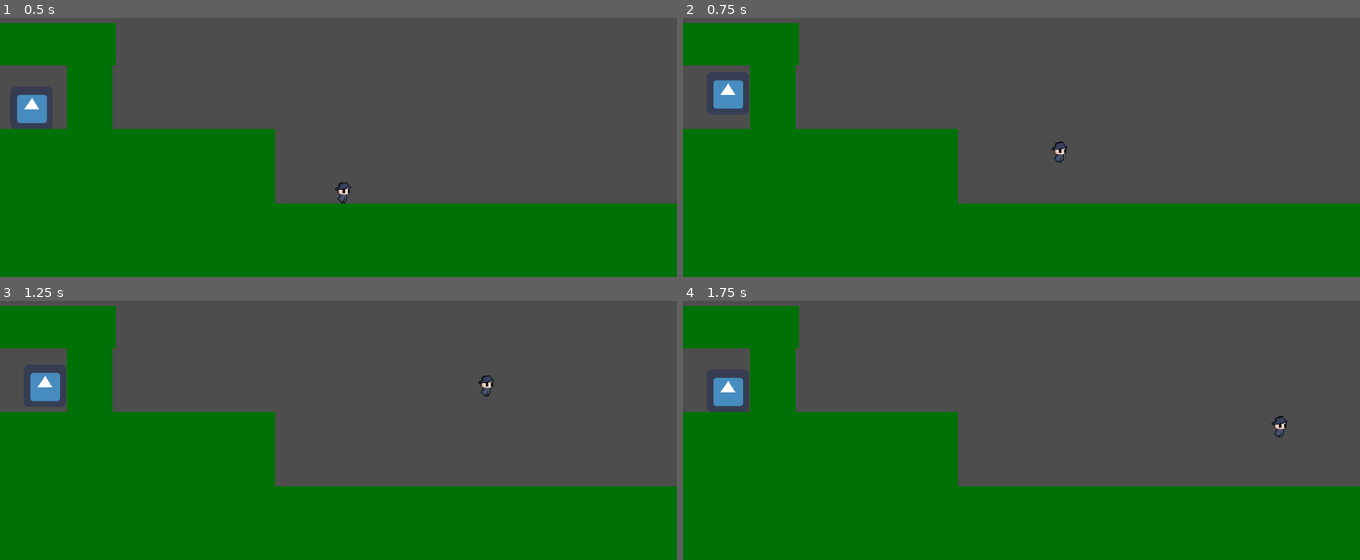
Above: before the commit, frames 1-4 (two rows, left to right).
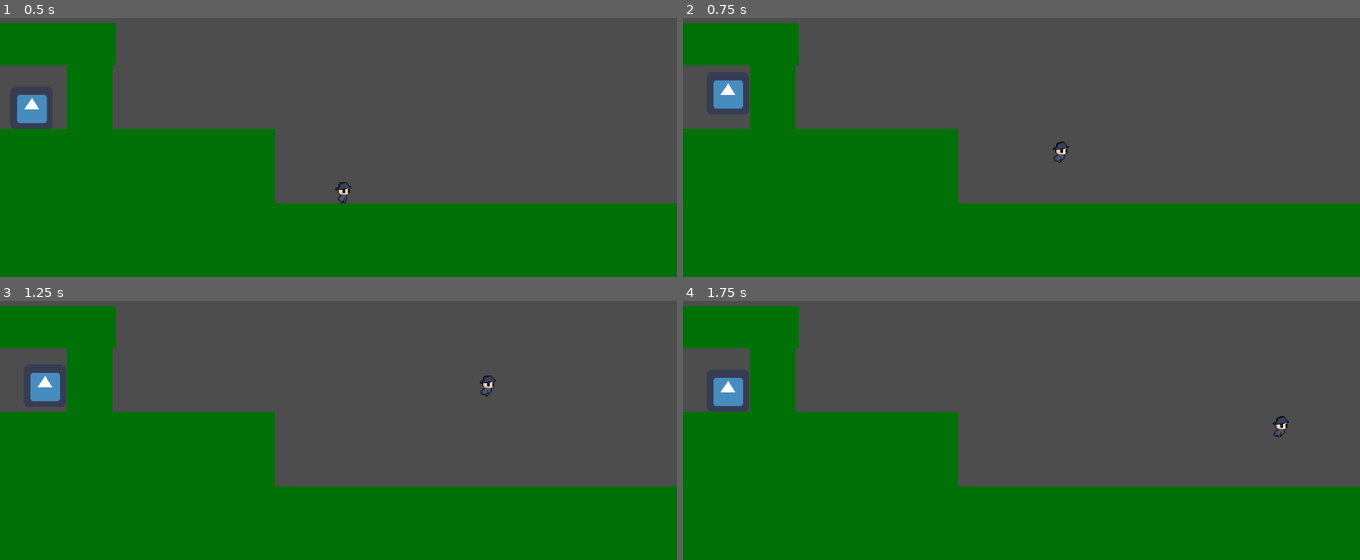
Above: after the commit, the same moments.

Repository: jokw1228/I-Wanna-Be-The-Um
Game: Godot game, scene res://Scenes/DemoScene.tscn
Same seed, same stepped clock (60 frames per second), same inputs: the game is played once before the commit and once after it. The engine's default icon, where the game draws it, is replaced by a stand-in: a white triangle on a blue panel in a dark square.
Inputs:
- Up to frame 1 (0.5 s): no input
- Up to frame 2 (0.75 s): hold Right (move_right) from 0.53 s (still down); tap Up (jump) at 0.6 s
- Up to frame 3 (1.25 s): keep holding Right (move_right); tap Up (jump) at 0.77, 1.07 s
- Up to frame 4 (1.75 s): keep holding Right (move_right); tap Up (jump) at 1.35, 1.52 s

Frame 1 is identical in both runs. In frame 2, less than 0.1% of the frame differs, in the area x 54-57%, y 47-56%; in frame 3, less than 0.1%, in the area x 70-74%, y 28-37%; in frame 4, less than 0.1%.

Commit message:
Player walk animation 구현

Diff:
--- a/Scenes/Player/Player.gd
+++ b/Scenes/Player/Player.gd
@@ -106,9 +106,13 @@
 var acc = Vector2()
 
 @export var AnimatedSprite2D_node: AnimatedSprite2D
+
 #Finite State Machine
 enum flip_h_type {LEFT = 1, RIGHT = 0}
 var flip_h_state: flip_h_type = flip_h_type.RIGHT
+
+enum is_moving_side_to_side_type {STOP, WALK}
+var is_moving_side_to_side_state: is_moving_side_to_side_type = is_moving_side_to_side_type.STOP
 
 # coyote_time and jump_buffer must be above zero to work. Otherwise, godot will throw an error.
 @onready var is_coyote_time_enabled = coyote_time > 0
@@ -136,6 +140,7 @@
 		jump_buffer_timer.wait_time = jump_buffer
 		jump_buffer_timer.one_shot = true
 
+	AnimatedSprite2D_node.play()
 
 func _input(_event):
 	acc.x = 0
@@ -148,6 +153,11 @@
 			acc.x = max_acceleration
 			change_state("flip_h_state", flip_h_type.RIGHT)
 
+	if (Input.is_action_pressed(input_left) or Input.is_action_pressed(input_right)):
+		change_state("is_moving_side_to_side_state", is_moving_side_to_side_type.WALK)
+	else:
+		change_state("is_moving_side_to_side_state", is_moving_side_to_side_type.STOP)
+
 	if Input.is_action_just_pressed(input_jump):
 		holding_jump = true
 		start_jump_buffer_timer()
@@ -185,6 +195,8 @@
 	velocity.x *= 1 / (1 + (delta * friction))
 	velocity += acc * delta
 
+	#sprite_player_jump and sprite_player_walk mechanism doesn't
+	#These mechanisms are not related to coyote time, simply refer to is_feet_on_ground() and velocity.y.
 
 	_was_on_ground = is_feet_on_ground()
 	move_and_slide()
@@ -331,3 +343,9 @@
 	if state == "flip_h_state":
 		flip_h_state = value
 		AnimatedSprite2D_node.flip_h = value
+	elif state == "is_moving_side_to_side_state":
+		is_moving_side_to_side_state = value
+		if value == is_moving_side_to_side_type.WALK:
+			AnimatedSprite2D_node.animation = "walk"
+		elif value == is_moving_side_to_side_type.STOP:
+			AnimatedSprite2D_node.animation = "idle"
--- a/Scenes/Player/Player.tscn
+++ b/Scenes/Player/Player.tscn
@@ -78,3 +78,4 @@
 [node name="AnimatedSprite2D" type="AnimatedSprite2D" parent="."]
 sprite_frames = SubResource("SpriteFrames_fal7p")
 animation = &"idle"
+frame_progress = 0.707824
